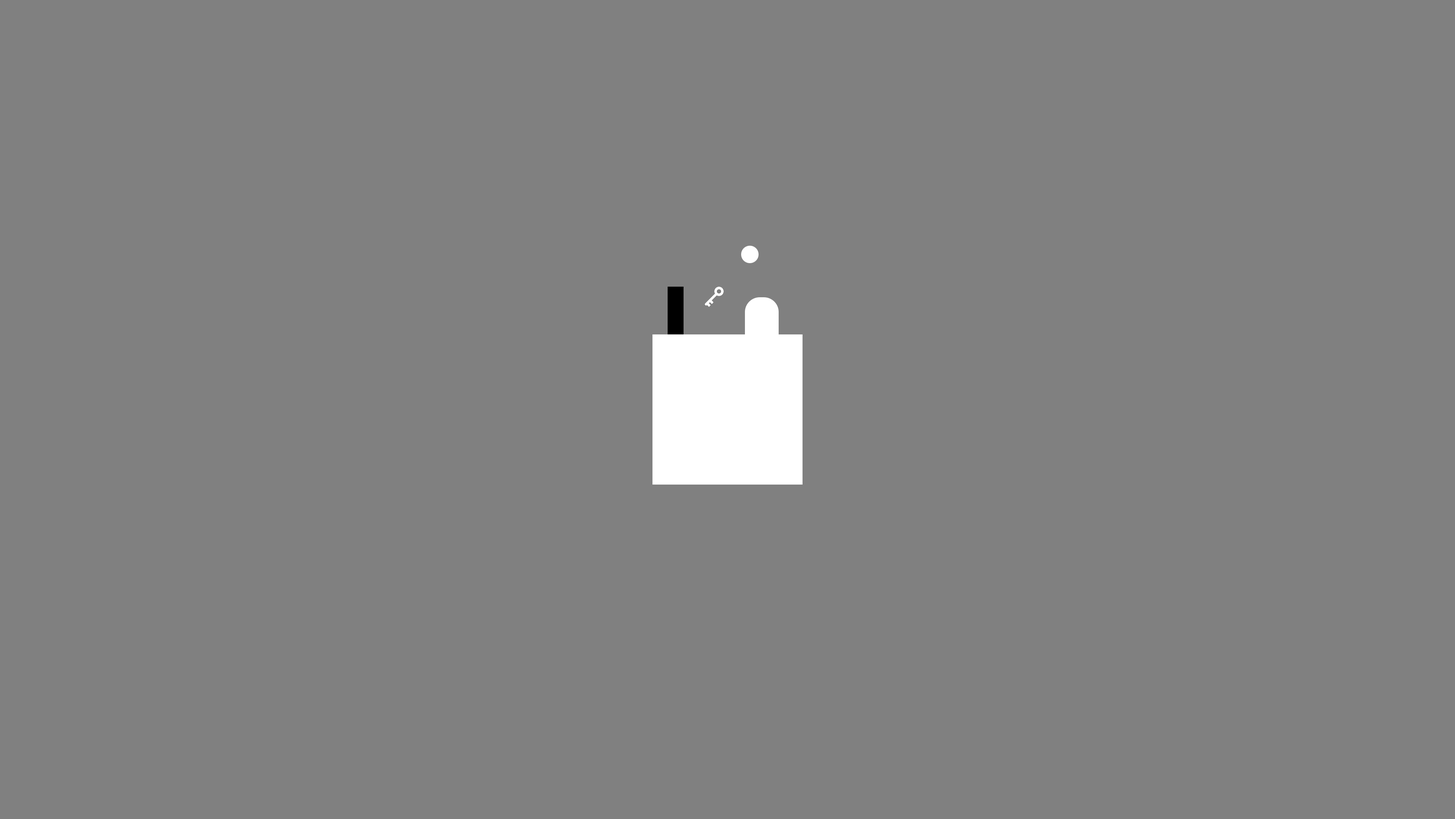
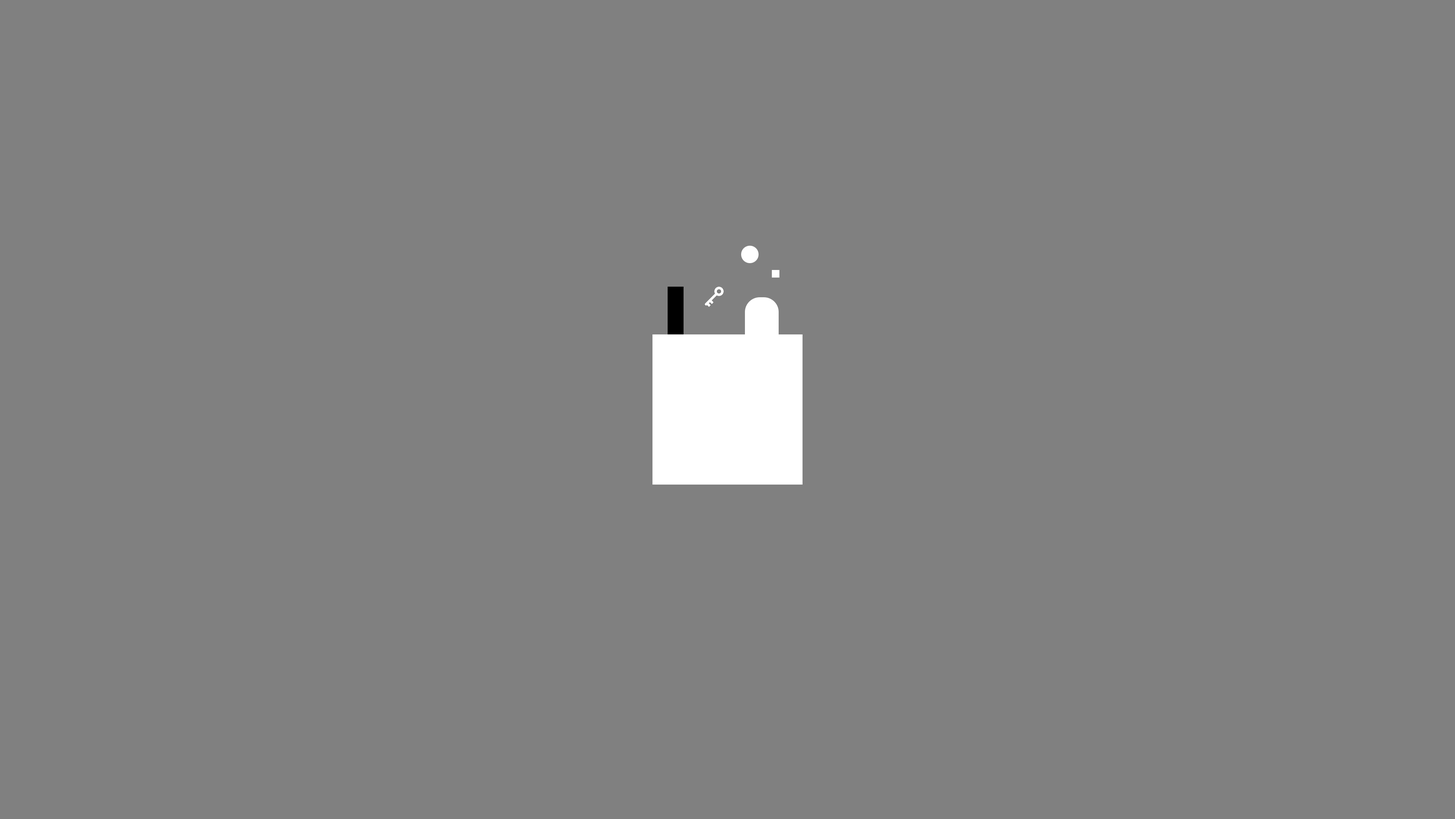
The second 1455 x 819 image is a revision of the first. Changes to its layers:
added layer "White Pixel" above "Enemy" over [772, 269, 780, 278]
